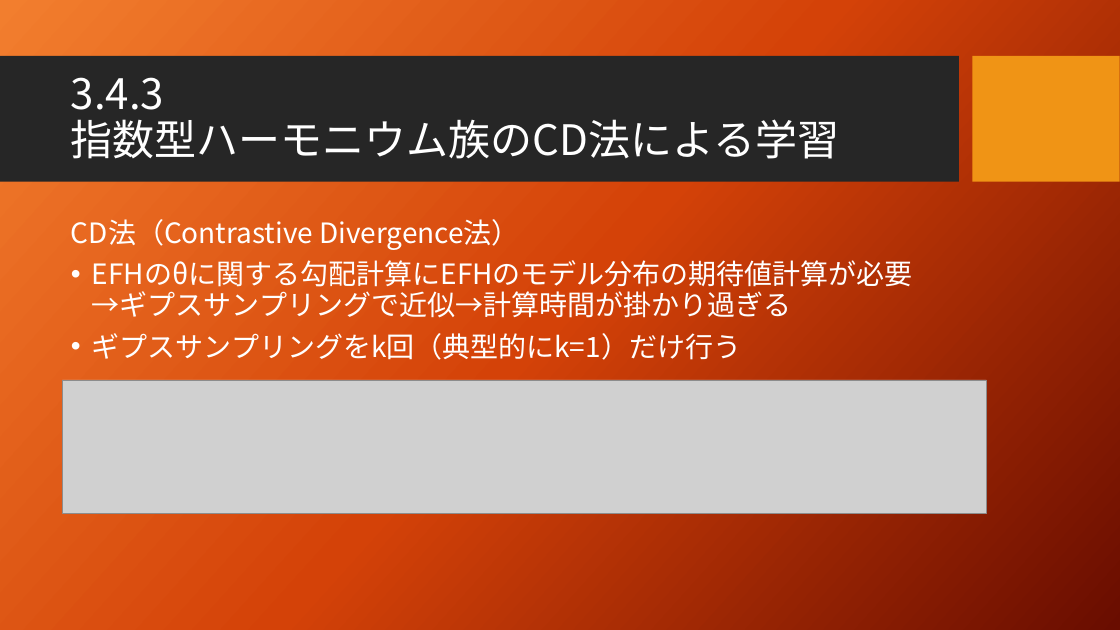
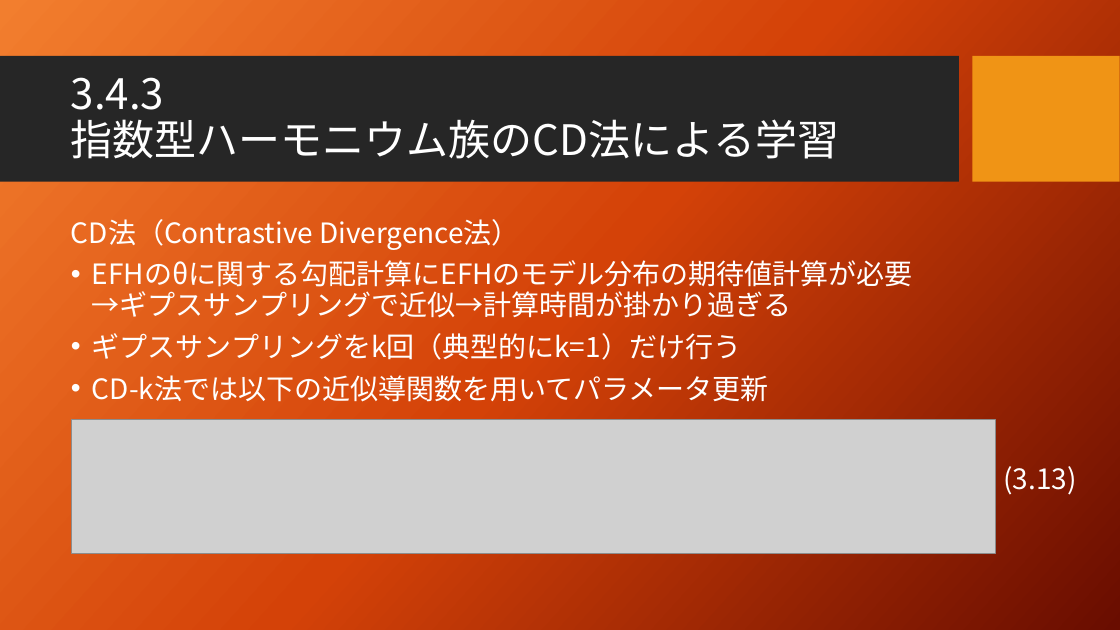
Before and after one commit to seigenji/deep_learning, a slide deck: slide 7 of deep_learning3.4.pptx. Drawn at 1120x630 pixels with LibreOffice and Linux fonts; fonts in the diff are those of the drawing; grey boxes stand for pictures; background and template pictures are left out. Boxes give left, top, right and bottom in pixels: in the first picture for what was removed or moved away, otherwise in the second. Text is boxed around its words. In the diff, an @@ line names an element or a change of style, - is before the commit and + after.

Commit message:
3.4.6　CD法のカイゼン

```diff
--- a/deep_learning3.4.pptx
+++ b/deep_learning3.4.pptx
@@ text at box(92, 375, 769, 407): paragraph added @@
+• CD-k法では以下の近似導関数を用いてパラメータ更新
@@ picture: place and size @@
-picture at box(62, 380, 986, 513)
+picture at box(71, 420, 996, 554)
@@ text added at box(1003, 466, 1076, 495), 24 pt, text #FFFFFF @@
+(3.13)
```
Also in this commit, not shown: 4 other slides changed, 1 slide added.
